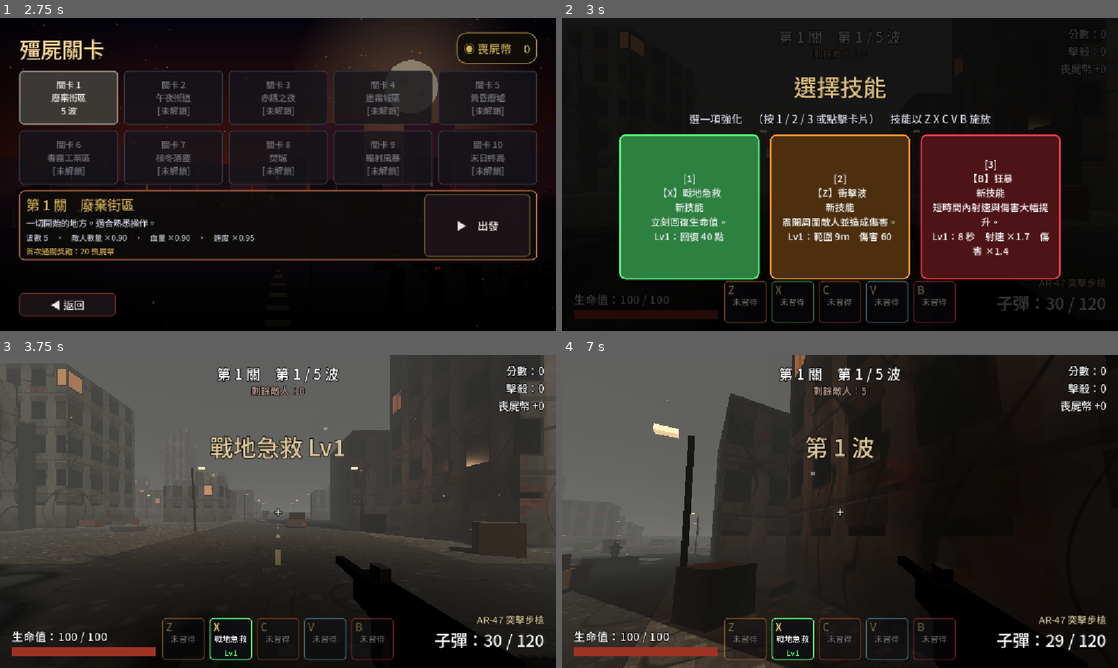
Above: before the commit, frames 1-4 (two rows, left to right).
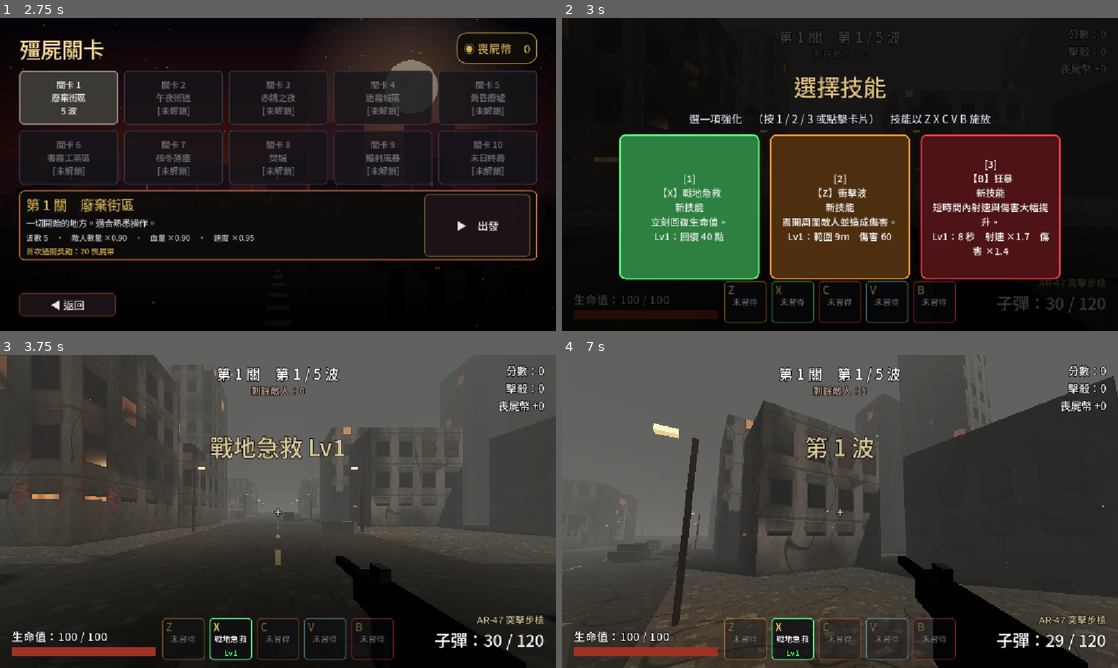
Above: after the commit, the same moments.

Repository: a201009200979603117-create/abandoned-city-fps
Game: Godot game, scene res://main.tscn
Same seed, same stepped clock (60 frames per second), same inputs: the game is played once before the commit and once after it.
Inputs (mouse positions are in pixels of both pictures, inside the frame that each line leads up to):
- Up to frame 1 (2.75 s): click "▶ 開始遊戲" at 0.5 s; click "殭屍關卡 10 個關卡，撐過一波波殭屍進攻，學習並突破技能…" at 1.25 s; click "關卡 1 廢棄街區 5 波" at 2 s
- Up to frame 2 (3 s): click "▶ 出發" at 2.75 s
- Up to frame 3 (3.75 s): click "[1] 【X】戰地急救 新技能 立刻回復生命值。 Lv1：…" at 3.5 s
- Up to frame 4 (7 s): tap Enter at 4.25 s; move the mouse to (867, 511) at 4.27 s; hold Ctrl (sprint) 4.28-5.03 s; hold W (move_forward) from 4.28 s (still down); tap E (interact) at 4.35, 5.3, 6.6 s; click (867, 511) at 4.42 s; tap Space (jump) at 4.52, 5.27, 6.77 s; move the mouse to (812, 511) at 5.02 s; tap Ctrl (sprint) at 5.1, 6.05 s; move the mouse to (851, 505) at 5.77 s; hold Shift (crouch) 5.78-6.53 s; move the mouse to (834, 517) at 6.52 s; click (834, 517) at 6.67 s

Frame 1 is identical in both runs. In frame 2, 0.3% of the frame differs, in the area x 5-86%, y 4-46%; in frame 3, 23%; in frame 4, 55%, in the area x 0-100%, y 0-100%.

Commit message:
Performance: pooled effects/audio, shader and enemy LOD, fewer lights/particles, low-spec mode
Co-Authored-By: Claude Sonnet 5.5 <noreply@anthropic.com>
Claude-Session: https://claude.ai/code/session_013Q5XEkVUd5VDcFSXaBpU7c

Diff:
--- a/autoload/sfx.gd
+++ b/autoload/sfx.gd
@@ -23,15 +23,35 @@
 	sounds["ambient"] = _make_ambient(4.0)
 
 
+const MAX_VOICES: int = 4   # 同一種音效最多同時發聲數，播放器會重複使用（避免連射時不斷建立/釋放節點）
+var voices: Dictionary = {}
+var voice_next: Dictionary = {}
+
+
 func play(sound_name: String, volume_db: float = 0.0, pitch: float = 1.0) -> void:
 	if not sounds.has(sound_name):
 		return
-	var p := AudioStreamPlayer.new()
-	p.stream = sounds[sound_name]
+	var pool: Array = voices.get(sound_name, [])
+	if not voices.has(sound_name):
+		voices[sound_name] = pool
+		voice_next[sound_name] = 0
+	var p: AudioStreamPlayer = null
+	for v in pool:
+		if not (v as AudioStreamPlayer).playing:
+			p = v
+			break
+	if p == null:
+		if pool.size() < MAX_VOICES:
+			p = AudioStreamPlayer.new()
+			p.stream = sounds[sound_name]
+			add_child(p)
+			pool.append(p)
+		else:
+			var i: int = voice_next[sound_name]
+			voice_next[sound_name] = (i + 1) % pool.size()
+			p = pool[i]
 	p.volume_db = volume_db
 	p.pitch_scale = pitch
-	add_child(p)
-	p.finished.connect(p.queue_free)
 	p.play()
 
 
--- a/scenes/weapons/weapon.gd
+++ b/scenes/weapons/weapon.gd
@@ -65,6 +65,19 @@
 var hole_texture: GradientTexture2D
 var holes: Array = []
 var crosshair: Control
+var tracer_pool: Array = []       # [MeshInstance3D, 剩餘時間]
+var tracer_idx: int = 0
+var spark_pool: Array = []
+var spark_idx: int = 0
+var hole_pool: Array = []
+var hole_idx: int = 0
+var shared_box: BoxMesh
+var hole_mesh: QuadMesh
+var hole_mat: StandardMaterial3D
+var spark_mesh: SphereMesh
+const TRACER_POOL: int = 8
+const SPARK_POOL: int = 6
+const HOLE_POOL: int = 40
 
 @onready var ammo_label: Label = get_node_or_null("/root/Main/UI/AmmoLabel")
 @onready var weapon_label: Label = get_node_or_null("/root/Main/UI/WeaponLabel")
@@ -97,6 +110,8 @@
 	hole_texture.gradient = g
 	hole_texture.width = 32
 	hole_texture.height = 32
+
+	_make_effect_pools()
 
 	flash_light = OmniLight3D.new()
 	flash_light.light_color = Color(1.0, 0.8, 0.4)
@@ -251,6 +266,7 @@
 			flash_quad.visible = false
 	_update_pose(delta)
 	_update_recoil_recovery(delta)
+	_update_tracers(delta)
 
 	fire_timer = maxf(fire_timer - delta, 0.0)
 
@@ -442,53 +458,70 @@
 		Sfx.play("hit", -8.0)
 
 
+# 特效物件池：節點與資源只建立一次，之後重複使用（不會隨射擊不斷配置/釋放記憶體）
+func _make_effect_pools() -> void:
+	shared_box = BoxMesh.new()
+	shared_box.size = Vector3.ONE
+	hole_mesh = QuadMesh.new()
+	hole_mesh.size = Vector2(0.16, 0.16)
+	hole_mat = StandardMaterial3D.new()
+	hole_mat.shading_mode = BaseMaterial3D.SHADING_MODE_UNSHADED
+	hole_mat.transparency = BaseMaterial3D.TRANSPARENCY_ALPHA
+	hole_mat.albedo_texture = hole_texture
+	hole_mat.cull_mode = BaseMaterial3D.CULL_DISABLED
+	spark_mesh = SphereMesh.new()
+	spark_mesh.radius = 0.025
+	spark_mesh.height = 0.05
+	spark_mesh.radial_segments = 4
+	spark_mesh.rings = 2
+
+
+func _pooled_node(pool: Array, idx: int, limit: int, make: Callable) -> Node3D:
+	if pool.size() < limit:
+		var n: Node3D = make.call()
+		n.top_level = true
+		add_child(n)
+		pool.append(n)
+		return n
+	return pool[idx % limit]
+
+
 func _spawn_spark(pos: Vector3) -> void:
-	var burst := CPUParticles3D.new()
+	var burst: CPUParticles3D = _pooled_node(spark_pool, spark_idx, SPARK_POOL, func() -> Node3D:
+		var p := CPUParticles3D.new()
+		p.emitting = false
+		p.one_shot = true
+		p.explosiveness = 1.0
+		p.amount = 6
+		p.lifetime = 0.45
+		p.direction = Vector3.UP
+		p.spread = 70.0
+		p.initial_velocity_min = 1.0
+		p.initial_velocity_max = 3.5
+		p.gravity = Vector3(0.0, -9.0, 0.0)
+		p.mesh = spark_mesh
+		p.material_override = spark_material
+		p.cast_shadow = GeometryInstance3D.SHADOW_CASTING_SETTING_OFF
+		return p)
+	spark_idx += 1
+	burst.global_position = pos
+	burst.restart()
 	burst.emitting = true
-	burst.one_shot = true
-	burst.explosiveness = 1.0
-	burst.amount = 6
-	burst.lifetime = 0.45
-	burst.direction = Vector3.UP
-	burst.spread = 70.0
-	burst.initial_velocity_min = 1.0
-	burst.initial_velocity_max = 3.5
-	burst.gravity = Vector3(0.0, -9.0, 0.0)
-	var m := SphereMesh.new()
-	m.radius = 0.025
-	m.height = 0.05
-	m.radial_segments = 4
-	m.rings = 2
-	burst.mesh = m
-	burst.material_override = spark_material
-	burst.cast_shadow = GeometryInstance3D.SHADOW_CASTING_SETTING_OFF
-	get_tree().current_scene.add_child(burst)
-	burst.global_position = pos
-	get_tree().create_timer(0.7).timeout.connect(burst.queue_free)
 
 
 func _spawn_hole(pos: Vector3, normal: Vector3) -> void:
-	var q := MeshInstance3D.new()
-	var quad := QuadMesh.new()
-	quad.size = Vector2(0.16, 0.16)
-	q.mesh = quad
-	var mat := StandardMaterial3D.new()
-	mat.shading_mode = BaseMaterial3D.SHADING_MODE_UNSHADED
-	mat.transparency = BaseMaterial3D.TRANSPARENCY_ALPHA
-	mat.albedo_texture = hole_texture
-	mat.cull_mode = BaseMaterial3D.CULL_DISABLED
-	q.material_override = mat
-	q.cast_shadow = GeometryInstance3D.SHADOW_CASTING_SETTING_OFF
-	get_tree().current_scene.add_child(q)
+	var q: MeshInstance3D = _pooled_node(hole_pool, hole_idx, HOLE_POOL, func() -> Node3D:
+		var m := MeshInstance3D.new()
+		m.mesh = hole_mesh
+		m.material_override = hole_mat
+		m.cast_shadow = GeometryInstance3D.SHADOW_CASTING_SETTING_OFF
+		return m)
+	hole_idx += 1
 	q.global_position = pos + normal * 0.012
 	var up := Vector3.UP if absf(normal.y) < 0.95 else Vector3.RIGHT
 	q.look_at(pos + normal, up)
 	q.rotate_object_local(Vector3.FORWARD, randf() * TAU)
-	holes.append(q)
-	if holes.size() > 40:
-		var old: Node = holes.pop_front()
-		if is_instance_valid(old):
-			old.queue_free()
+	q.visible = true
 
 
 func _spawn_tracer(to: Vector3) -> void:
@@ -496,18 +529,35 @@
 	var dist := from.distance_to(to)
 	if dist < 1.0:
 		return
-	var t := MeshInstance3D.new()
-	var box := BoxMesh.new()
-	box.size = Vector3(0.012, 0.012, dist)
-	t.mesh = box
-	t.material_override = tracer_material
-	t.cast_shadow = GeometryInstance3D.SHADOW_CASTING_SETTING_OFF
-	get_tree().current_scene.add_child(t)
-	t.global_position = (from + to) * 0.5
-	t.look_at(to, Vector3.UP if absf((to - from).normalized().y) < 0.99 else Vector3.RIGHT)
-	var tw := t.create_tween()
-	tw.tween_property(t, "scale", Vector3(0.0, 0.0, 1.0), 0.07)
-	tw.tween_callback(t.queue_free)
+	var entry_node: MeshInstance3D = _pooled_node(tracer_pool, tracer_idx, TRACER_POOL, func() -> Node3D:
+		var m := MeshInstance3D.new()
+		m.mesh = shared_box
+		m.material_override = tracer_material
+		m.cast_shadow = GeometryInstance3D.SHADOW_CASTING_SETTING_OFF
+		m.visible = false
+		return m)
+	tracer_idx += 1
+	entry_node.set_meta("ttl", 0.07)
+	entry_node.scale = Vector3.ONE
+	entry_node.global_position = (from + to) * 0.5
+	entry_node.look_at(to, Vector3.UP if absf((to - from).normalized().y) < 0.99 else Vector3.RIGHT)
+	entry_node.scale = Vector3(0.012, 0.012, dist)
+	entry_node.visible = true
+
+
+func _update_tracers(delta: float) -> void:
+	for t in tracer_pool:
+		var n := t as MeshInstance3D
+		if not n.visible:
+			continue
+		var ttl: float = float(n.get_meta("ttl")) - delta
+		n.set_meta("ttl", ttl)
+		if ttl <= 0.0:
+			n.visible = false
+		else:
+			var k := ttl / 0.07
+			n.scale.x = 0.012 * k
+			n.scale.y = 0.012 * k
 
 
 func start_reload() -> void:
--- a/scripts/enemies/enemy_ai.gd
+++ b/scripts/enemies/enemy_ai.gd
@@ -56,6 +56,7 @@
 var anim_seed: float = 0.0
 var attack_anim: float = 0.0
 var lean: float = 0.0
+var anim_acc: float = 0.0
 
 
 # 生成前呼叫：依類型與波次決定能力
@@ -373,7 +374,16 @@
 		knock = knock.move_toward(Vector3.ZERO, 40.0 * delta)
 
 	move_and_slide()
-	_animate(delta)
+	# 動畫 LOD：遠處敵人降低動畫更新頻率，極遠時直接隱藏模型
+	var d2 := 0.0
+	if player != null and is_instance_valid(player):
+		d2 = global_position.distance_squared_to(player.global_position)
+	anim_acc += delta
+	if d2 < 900.0 or (Engine.get_physics_frames() + get_instance_id()) % 3 == 0:
+		_animate(anim_acc)
+		anim_acc = 0.0
+	if visual != null:
+		visual.visible = d2 < 8100.0
 
 	# 卡牆時短暫繞行
 	if is_on_wall() and side_timer <= 0.0:
--- a/scripts/systems/level_builder.gd
+++ b/scripts/systems/level_builder.gd
@@ -5,7 +5,7 @@
 const HALF: float = 100.0
 const ROAD_AXES: Array[float] = [-50.0, 0.0, 50.0]
 const ROAD_WIDTH: float = 12.0
-const LIGHT_POOL_SIZE: int = 6
+const LIGHT_POOL_SIZE: int = 4
 const LIGHT_ENERGY: float = 1.6
 const GROUND_SHADER: Shader = preload("res://shaders/ground.gdshader")
 const BUILDING_SHADER: Shader = preload("res://shaders/building.gdshader")
@@ -25,6 +25,8 @@
 
 
 var theme: Dictionary = {}
+var low_spec: bool = false   # 網頁/手機：關閉陰影與泛光、減少粒子與動態光源
+var unit_box: BoxMesh        # 小型道具共用的 1×1×1 方塊（以縮放取得尺寸）
 var skip_chance: float = 0.28
 
 
@@ -37,6 +39,9 @@
 		theme = Game.level_cfg["theme"]
 		rng.seed = int(Game.level_cfg["seed"])
 		skip_chance = float(Game.level_cfg["skip"])
+	low_spec = Save.touch_mode or OS.has_feature("web")
+	unit_box = BoxMesh.new()
+	unit_box.size = Vector3.ONE
 	building_material = ShaderMaterial.new()
 	building_material.shader = BUILDING_SHADER
 	_setup_environment()
@@ -80,7 +85,7 @@
 		env.fog_height_density = 0.05
 		env.tonemap_mode = Environment.TONE_MAPPER_FILMIC
 		env.tonemap_exposure = 1.05
-		env.glow_enabled = true
+		env.glow_enabled = not low_spec
 		env.glow_intensity = 0.6
 		env.glow_bloom = 0.05
 		env.adjustment_enabled = true
@@ -102,11 +107,15 @@
 		sun.light_color = theme["sun"]
 		sun.rotation_degrees = Vector3(-50.0, 30.0, 0.0)
 		sun.directional_shadow_max_distance = 70.0
-		if Save.touch_mode:
-			sun.shadow_enabled = false   # 手機效能考量
+		if low_spec:
+			sun.shadow_enabled = false   # 手機/網頁效能考量
 	var cam := get_parent().get_node_or_null("Player/Head/Camera3D") as Camera3D
 	if cam != null:
-		cam.far = 180.0
+		cam.far = 130.0   # 濃霧之外不需要繪製，縮短遠裁切面
+	if Save.touch_mode and not OS.has_feature("web"):
+		# 手機：以 75% 解析度繪製再用 FSR 放大，大幅降低填充率負擔
+		get_viewport().scaling_3d_mode = Viewport.SCALING_3D_MODE_FSR
+		get_viewport().scaling_3d_scale = 0.75
 	_setup_ash()
 
 
@@ -116,9 +125,9 @@
 	if host == null:
 		return
 	var ash := CPUParticles3D.new()
-	ash.amount = 90 if Save.touch_mode else 220
-	ash.lifetime = 9.0
-	ash.preprocess = 9.0
+	ash.amount = 40 if low_spec else 110
+	ash.lifetime = 8.0
+	ash.preprocess = 4.0
 	ash.emission_shape = CPUParticles3D.EMISSION_SHAPE_BOX
 	ash.emission_box_extents = Vector3(22.0, 6.0, 22.0)
 	ash.position = Vector3(0.0, 6.0, 0.0)
@@ -271,7 +280,7 @@
 			footprints.append(Rect2(cx - w * 0.5, cz - d * 0.5, w, d))
 			if ruined:
 				_add_broken_top(Vector3(cx, h, cz), w, d)
-			if rng.randf() < 0.7:
+			if rng.randf() < 0.55:
 				_add_rubble(Vector3(cx, 0.0, cz), w, d)
 
 
@@ -313,7 +322,7 @@
 		_make_material(Color(0.19, 0.18, 0.17)),
 		_make_material(Color(0.3, 0.14, 0.1)),
 	]
-	for k in rng.randi_range(3, 7):
+	for k in rng.randi_range(2, 4):
 		var side := rng.randi() % 4
 		var off_x := rng.randf_range(-w * 0.5, w * 0.5)
 		var off_z := rng.randf_range(-d * 0.5, d * 0.5)
@@ -337,9 +346,17 @@
 	body.position = pos
 	body.rotation.y = yaw
 	var mesh_instance := MeshInstance3D.new()
-	var box := BoxMesh.new()
-	box.size = size
-	mesh_instance.mesh = box
+	if mat == building_material:
+		var box := BoxMesh.new()
+		box.size = size
+		mesh_instance.mesh = box
+	else:
+		# 小型道具：共用單一網格，以縮放取得尺寸，並在遠處自動隱藏
+		mesh_instance.mesh = unit_box
+		mesh_instance.scale = size
+		mesh_instance.visibility_range_end = 85.0
+		mesh_instance.visibility_range_end_margin = 10.0
+		mesh_instance.visibility_range_fade_mode = GeometryInstance3D.VISIBILITY_RANGE_FADE_DISABLED
 	mesh_instance.material_override = mat
 	body.add_child(mesh_instance)
 	var shape := CollisionShape3D.new()
@@ -471,11 +488,14 @@
 			fire.light_color = Color(1.0, 0.55, 0.2)
 			fire.light_energy = 1.4
 			fire.omni_range = 9.0
+			fire.distance_fade_enabled = true
+			fire.distance_fade_begin = 28.0
+			fire.distance_fade_length = 8.0
 			fire.position = Vector3(0.0, 1.0, 0.0)
 			body.add_child(fire)
 			fires.append(fire)
 			var flames := CPUParticles3D.new()
-			flames.amount = 14
+			flames.amount = 6 if low_spec else 10
 			flames.lifetime = 0.9
 			flames.direction = Vector3.UP
 			flames.spread = 12.0
@@ -529,6 +549,9 @@
 		light.light_color = Color(1.0, 0.72, 0.42)
 		light.light_energy = LIGHT_ENERGY
 		light.omni_range = 13.0
+		light.distance_fade_enabled = true
+		light.distance_fade_begin = 30.0
+		light.distance_fade_length = 8.0
 		add_child(light)
 		pool.append(light)
 		pool_lamp.append(-1)
--- a/shaders/building.gdshader
+++ b/shaders/building.gdshader
@@ -43,6 +43,8 @@
 	vec3 col = tint;
 	float emit = 0.0;
 	float rough = 0.95;
+	// 距離 LOD：遠處（反正被霧遮住）省略昂貴的細節運算
+	bool near = length(VERTEX) < 55.0;
 
 	if (abs(v_normal.y) < 0.5) {
 		float u = abs(v_normal.x) > 0.5 ? v_world.z : v_world.x;
@@ -56,8 +58,8 @@
 		col *= 0.92 + fine * 0.14;
 
 		// 灰泥剝落，露出紅磚
-		float peel = fbm(uv * 0.55 + 31.0);
-		if (peel > 0.62) {
+		float peel = near ? fbm(uv * 0.55 + 31.0) : 0.0;
+		if (near && peel > 0.62) {
 			vec2 b = vec2(u / 0.42 + floor(y / 0.14) * 0.5, y / 0.14);
 			vec2 bf = fract(b);
 			float mortar = (bf.x < 0.06 || bf.y < 0.1) ? 1.0 : 0.0;
@@ -121,19 +123,23 @@
 		}
 
 		// 爆炸/火災留下的大片燻黑
-		float soot = smoothstep(0.55, 0.8, fbm(uv * 0.22 + 70.0));
+		float soot = smoothstep(0.55, 0.8, vnoise(uv * 0.22 + 70.0));
 		col = mix(col, col * 0.28, soot * 0.85);
 
 		// 地面附近：泥污與苔蘚
 		float ground = 1.0 - smoothstep(0.0, 2.6, y);
 		col = mix(col, vec3(0.1, 0.09, 0.07), ground * (0.35 + 0.4 * vnoise(uv * 2.0)));
-		float moss = ground * smoothstep(0.55, 0.8, fbm(uv * 1.3 + 5.0));
-		col = mix(col, vec3(0.1, 0.17, 0.07), moss * 0.55);
+		if (near) {
+			float moss = ground * smoothstep(0.55, 0.8, fbm(uv * 1.3 + 5.0));
+			col = mix(col, vec3(0.1, 0.17, 0.07), moss * 0.55);
+		}
 
 		// 裂縫
-		float crack_n = vnoise(vec2(u * 0.8 + sin(y * 0.9) * 0.6, y * 0.18) + seed * 3.0);
-		float crack = 1.0 - smoothstep(0.0, 0.025, abs(crack_n - 0.5));
-		col *= 1.0 - crack * 0.7;
+		if (near) {
+			float crack_n = vnoise(vec2(u * 0.8 + sin(y * 0.9) * 0.6, y * 0.18) + seed * 3.0);
+			float crack = 1.0 - smoothstep(0.0, 0.025, abs(crack_n - 0.5));
+			col *= 1.0 - crack * 0.7;
+		}
 
 		// 鏽水
 		float rust = smoothstep(0.7, 0.9, vnoise(vec2(u * 2.2, y * 0.12) + seed * 5.0));
--- a/shaders/ground.gdshader
+++ b/shaders/ground.gdshader
@@ -20,7 +20,7 @@
 float fbm(vec2 p) {
 	float v = 0.0;
 	float a = 0.5;
-	for (int i = 0; i < 4; i++) {
+	for (int i = 0; i < 3; i++) {
 		v += a * vnoise(p);
 		p = p * 2.07 + vec2(11.0, 5.0);
 		a *= 0.5;
@@ -35,6 +35,7 @@
 void fragment() {
 	vec2 p = v_world.xz;
 	vec3 col = base_color;
+	bool near = length(VERTEX) < 45.0;   // 距離 LOD
 
 	float big = fbm(p * 0.09);
 	col *= 0.55 + big * 0.9;
@@ -46,13 +47,18 @@
 	col = mix(col, vec3(0.13, 0.1, 0.075), dirt * 0.65);
 
 	// 雜草與苔蘚從裂縫與邊緣冒出
-	float weeds = smoothstep(0.6, 0.82, fbm(p * 0.45 + 90.0));
-	col = mix(col, vec3(0.11, 0.15, 0.06), weeds * (0.35 + 0.35 * asphalt));
+	if (near) {
+		float weeds = smoothstep(0.6, 0.82, fbm(p * 0.45 + 90.0));
+		col = mix(col, vec3(0.11, 0.15, 0.06), weeds * (0.35 + 0.35 * asphalt));
+	}
 
 	// 龜裂：兩層網狀細線
 	float c1 = abs(vnoise(p * 0.55) - 0.5);
-	float c2 = abs(vnoise(p * 1.4 + 7.0) - 0.5);
-	float crack = (1.0 - smoothstep(0.0, 0.018, c1)) + (1.0 - smoothstep(0.0, 0.012, c2)) * 0.7;
+	float crack = 1.0 - smoothstep(0.0, 0.018, c1);
+	if (near) {
+		float c2 = abs(vnoise(p * 1.4 + 7.0) - 0.5);
+		crack += (1.0 - smoothstep(0.0, 0.012, c2)) * 0.7;
+	}
 	col *= 1.0 - clamp(crack, 0.0, 1.0) * (0.55 + 0.25 * asphalt);
 
 	// 積水坑
--- /dev/null
+++ b/tests/shoot_check.gd
@@ -0,0 +1,38 @@
+extends SceneTree
+# 無頭測試：連續射擊、瞄準、換彈，確認特效物件池不會洩漏節點、沒有腳本錯誤
+#   godot --headless --path . -s tests/shoot_check.gd
+
+var frames: int = 0
+var main: Node
+var nodes_before: int = 0
+
+
+func _process(_delta: float) -> bool:
+	frames += 1
+	if frames == 2:
+		var game := root.get_node("Game")
+		game.mode = "zombie"
+		game._apply_level(1)
+		main = load("res://main.tscn").instantiate()
+		root.add_child(main)
+		current_scene = main
+	elif frames == 5:
+		main.get_node("UI")._begin_run()
+	elif frames > 10 and frames < 700:
+		var weapon: Node = main.get_node("Player/Head/Camera3D/Weapon")
+		if frames == 60:
+			nodes_before = count_nodes()
+		weapon.fire_timer = 0.0
+		weapon.current_ammo = 30
+		weapon.reload_left = 0.0
+		weapon.shoot()
+		weapon.touch_zoom = (frames / 100) % 2 == 0
+		weapon.player.rotation.y += 0.01
+	elif frames == 700:
+		print("[shoot] 節點數 開始=", nodes_before, " 結束=", count_nodes())
+		quit(0 if count_nodes() - nodes_before < 40 else 1)
+	return false
+
+
+func count_nodes() -> int:
+	return int(Performance.get_monitor(Performance.OBJECT_NODE_COUNT))
--- a/ui/cover_art.gd
+++ b/ui/cover_art.gd
@@ -70,6 +70,8 @@
 
 
 func _process(delta: float) -> void:
+	if not is_visible_in_tree():
+		return
 	t += delta
 	for e in embers:
 		e[0] += sin(t * 0.8 + e[4]) * 8.0 * delta
Not shown, added: shaders/ground.gdshader.uid
